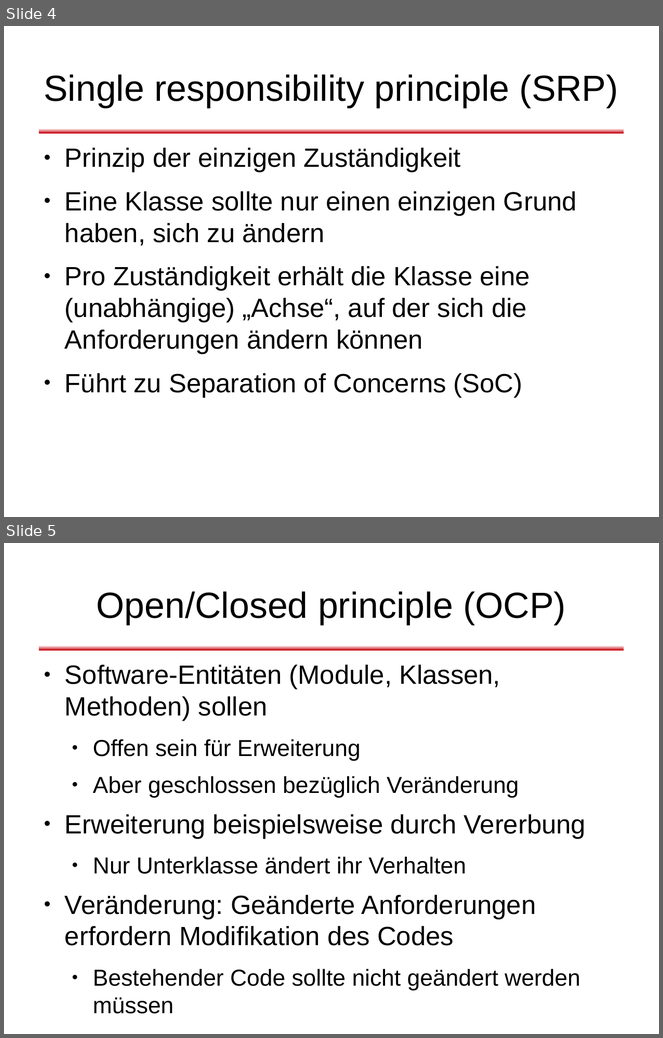
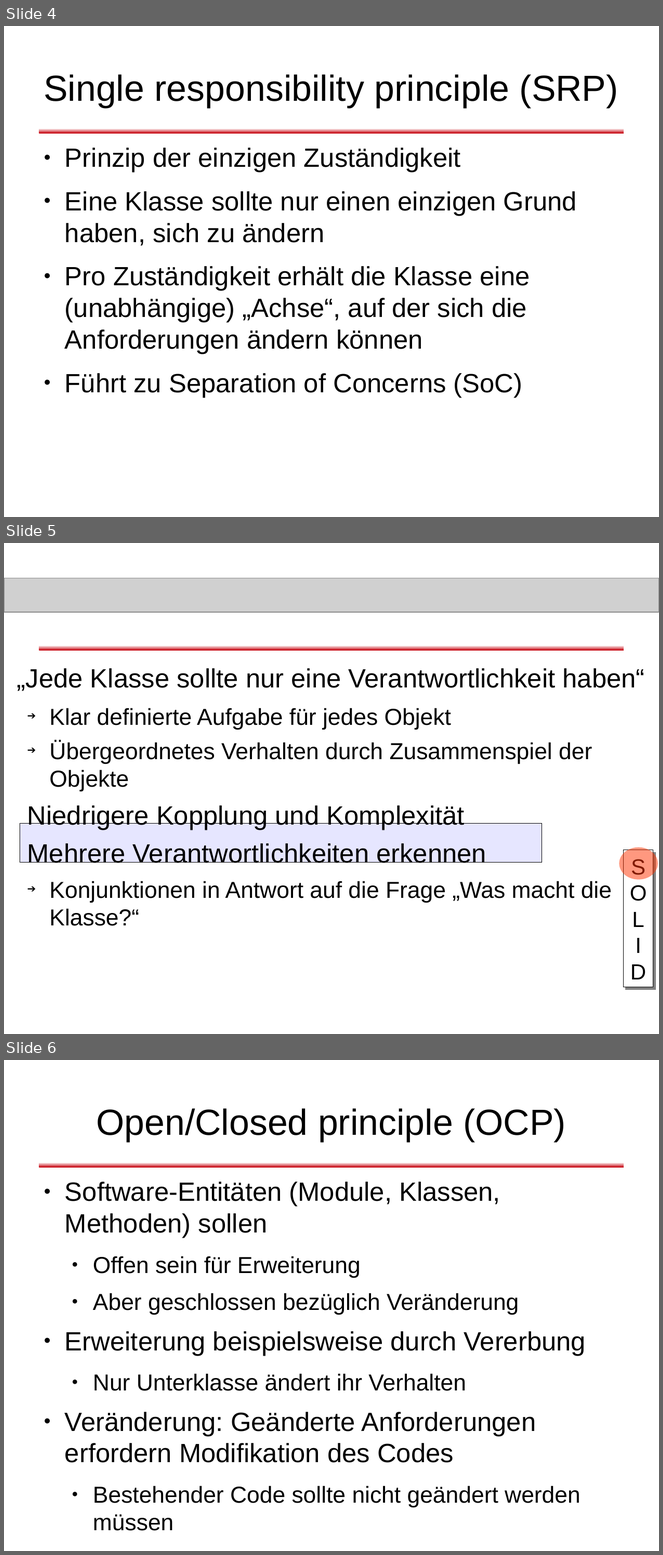
Before and after one commit to dlindner/vorlesung-se2-dhbw, a slide deck: added_2010/Objektorientierte Designregeln.odp. Shown one above the other, each under a label of ours: slides 4 and 5 before the commit, slides 4, 5 and 6 after it. The pictures are 663x1038 and 663x1555 pixels, drawn with LibreOffice and Linux fonts; fonts in the diff are those of the drawing; grey boxes stand for pictures; background and template pictures are left out. Boxes give left, top, right and bottom in pixels: in the first picture for what was removed or moved away, otherwise in the second. Text is boxed around its words. In the diff, an @@ line names an element or a change of style, - is before the commit and + after.

```diff
--- a/added_2010/Objektorientierte Designregeln.odp
+++ b/added_2010/Objektorientierte Designregeln.odp
@@ slide 5 added at (4, 543, 659, 1034), background #FFFFFF; not listed: 1 template element that a slide beside it also shows @@
@@ picture added at (4, 578, 659, 612) @@
@@ text added at (17, 668, 645, 691), 32 pt, text #000000 @@
+„Jede Klasse sollte nur eine Verantwortlichkeit haben“
@@ text added at (27, 708, 612, 926), 28 pt, text #000000 @@
+  ➔ Klar definierte Aufgabe für jedes Objekt
+  ➔ Übergeordnetes Verhalten durch Zusammenspiel der Objekte
+Niedrigere Kopplung und Komplexität
+Mehrere Verantwortlichkeiten erkennen
+  ➔ Konjunktionen in Antwort auf die Frage „Was macht die Klasse?“
@@ rectangle added at (20, 824, 543, 862), fill #E6E6FF, outline #000000 0 pt @@
@@ ellipse added at (619, 847, 658, 879), fill #FF3300 at 50% opacity @@
@@ rectangle added at (623, 850, 653, 988), fill #FFFFFF, outline #000000 0 pt, 26.5 pt, text #000000 @@
+S
+O
+L
+I
+D
@@ what was slide 5 is now slide 6 @@
```
Also in this commit, not shown: 13 other slides added.
